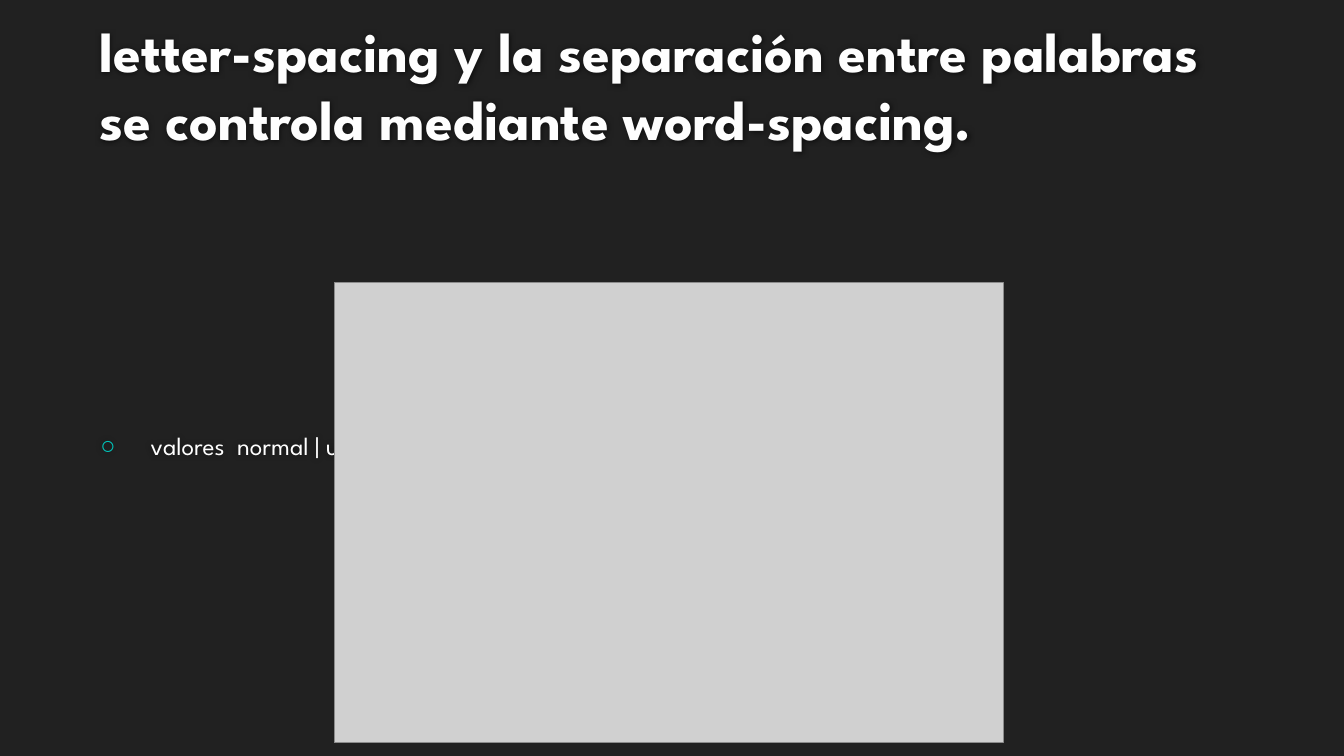
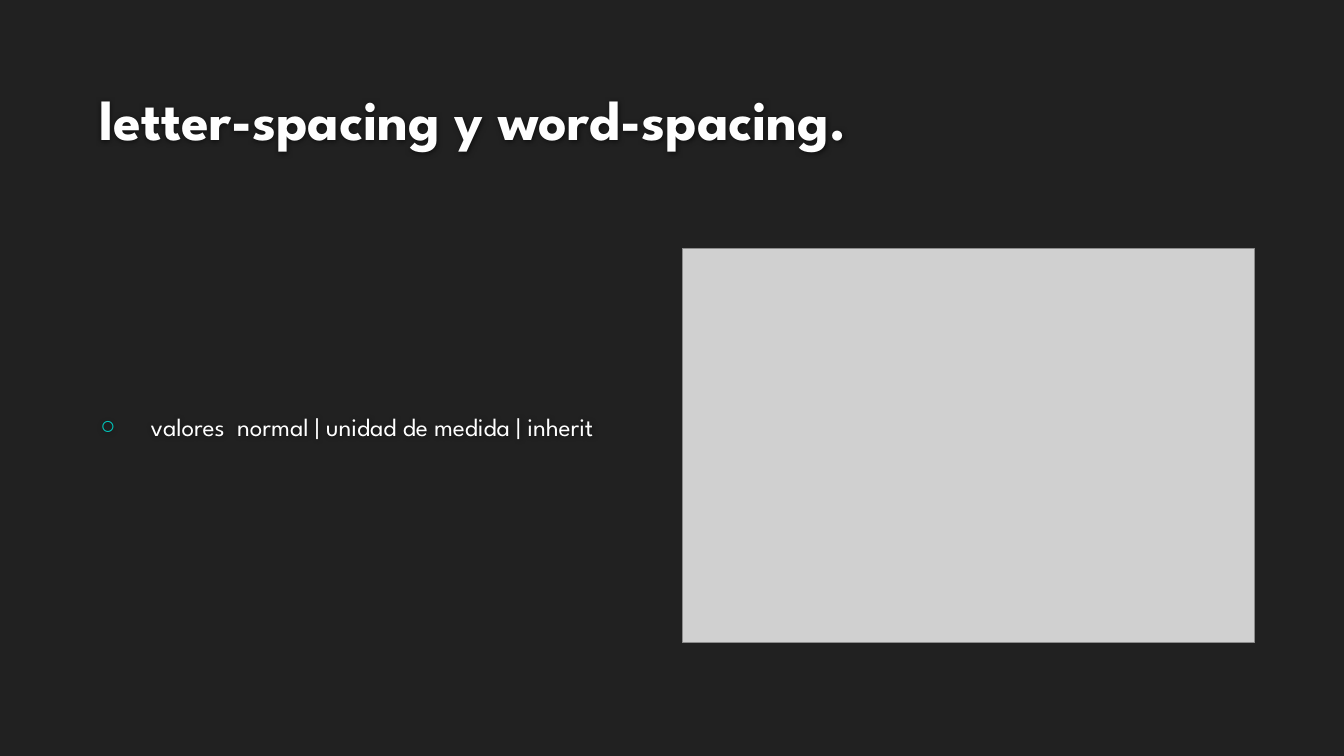
Before and after one commit to ProfVillegas/DAW-Multimedia, a slide deck: slide 54 of html5.pptx. Drawn at 1344x756 pixels with LibreOffice and Linux fonts; fonts in the diff are those of the drawing; grey boxes stand for pictures; background and template pictures are left out. Boxes give left, top, right and bottom in pixels: in the first picture for what was removed or moved away, otherwise in the second. Text is boxed around its words. In the diff, an @@ line names an element or a change of style, - is before the commit and + after.

```diff
--- a/html5.pptx
+++ b/html5.pptx
@@ title at [99, 101, 846, 153]: text changed @@
-letter-spacing y la separación entre palabras se controla mediante word-spacing.
+letter-spacing y word-spacing.
@@ text "valores normal | unidad de ..." rewrapped from [151, 429, 397, 463] to [151, 418, 593, 437] @@
@@ picture: place and size @@
-picture at [335, 283, 1004, 743]
+picture at [683, 249, 1255, 643]
```
Also in this commit, not shown: 2 slides added, 2 other files.
